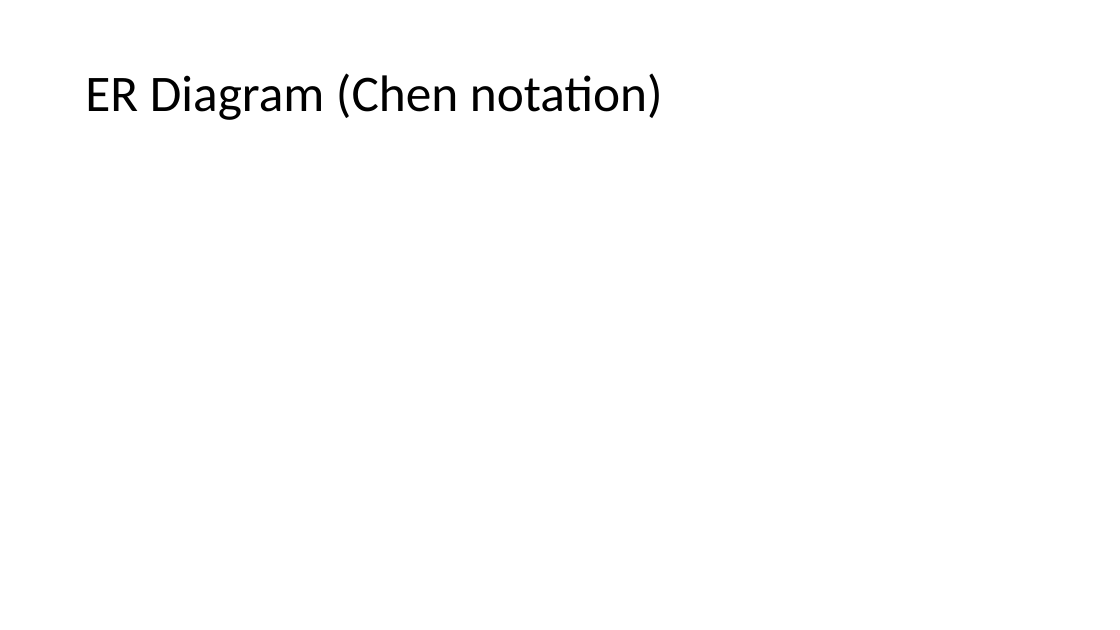
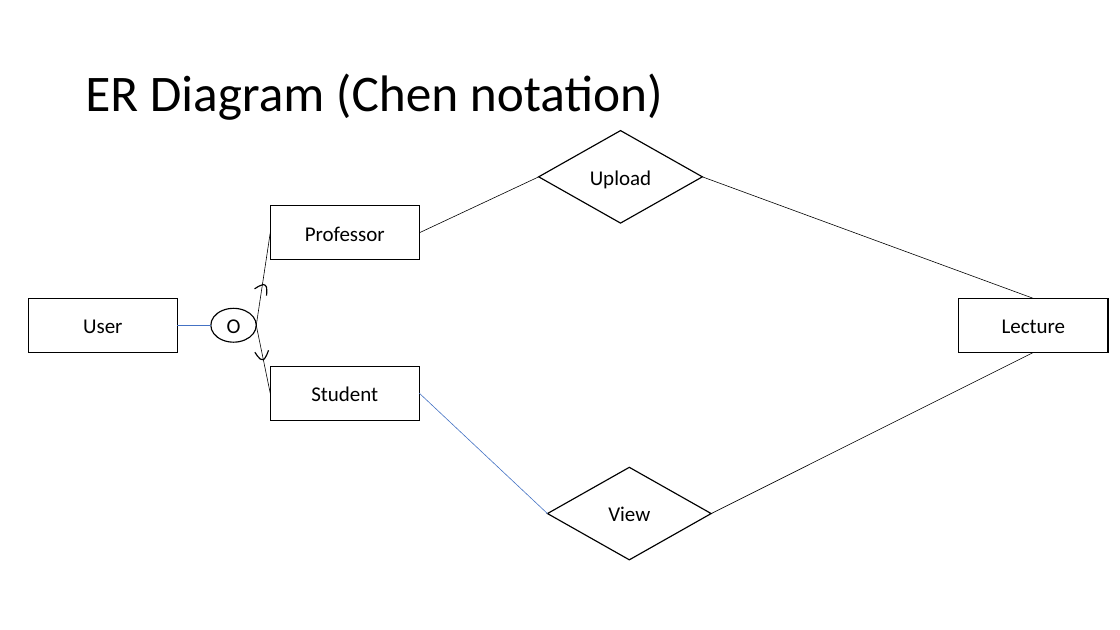
Before and after one commit to Ishitanarsiker/WAD2_GroupProject, a slide deck: slide 9 of DesignSpecification.pptx. Drawn at 1120x630 pixels with LibreOffice and Linux fonts; fonts in the diff are those of the drawing. Boxes give left, top, right and bottom in pixels: in the first picture for what was removed or moved away, otherwise in the second. Text is boxed around its words. In the diff, an @@ line names an element or a change of style, - is before the commit and + after.

```diff
--- a/DesignSpecification.pptx
+++ b/DesignSpecification.pptx
@@ diamond added at (539,130,702,223), outline #000000 1 pt, 18 pt, text #000000 @@
+Upload
@@ line added from (419, 233) to (539, 177), #000000 0.5 pt @@
@@ line added from (702, 177) to (1033, 298), #000000 0.5 pt @@
@@ rectangle added at (271,206,420,260), outline #000000 1 pt, 18 pt, text #000000 @@
+Professor
@@ line added from (256, 325) to (271, 233), #000000 0.5 pt @@
@@ rectangle added at (29,298,178,352), outline #000000 1 pt, 18 pt, text #000000 @@
+User
@@ freeform shape added at (255,285,267,296), outline #000000 1 pt @@
@@ rectangle added at (959,298,1108,352), outline #000000 1 pt, 18 pt, text #000000 @@
+Lecture
@@ line added from (177, 325) to (211, 325), #4472C4 0.5 pt @@
@@ ellipse added at (211,308,256,342), outline #000000 1 pt, 18 pt, text #000000 @@
+O
@@ line added from (256, 325) to (271, 393), #000000 0.5 pt @@
@@ freeform shape added at (255,345,272,361), outline #000000 1 pt @@
@@ line added from (712, 513) to (1033, 353), #000000 0.5 pt @@
@@ rectangle added at (271,366,420,420), outline #000000 1 pt, 18 pt, text #000000 @@
+Student
@@ line added from (419, 393) to (548, 513), #4472C4 0.5 pt @@
@@ diamond added at (548,467,712,560), outline #000000 1 pt, 18 pt, text #000000 @@
+View
```
